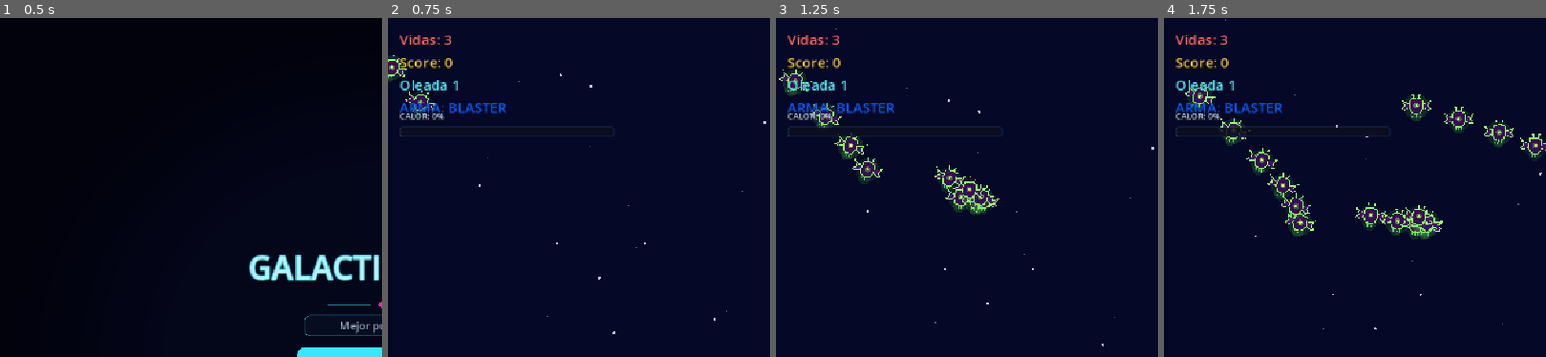
Above: before the commit, frames 1-4 (left to right).
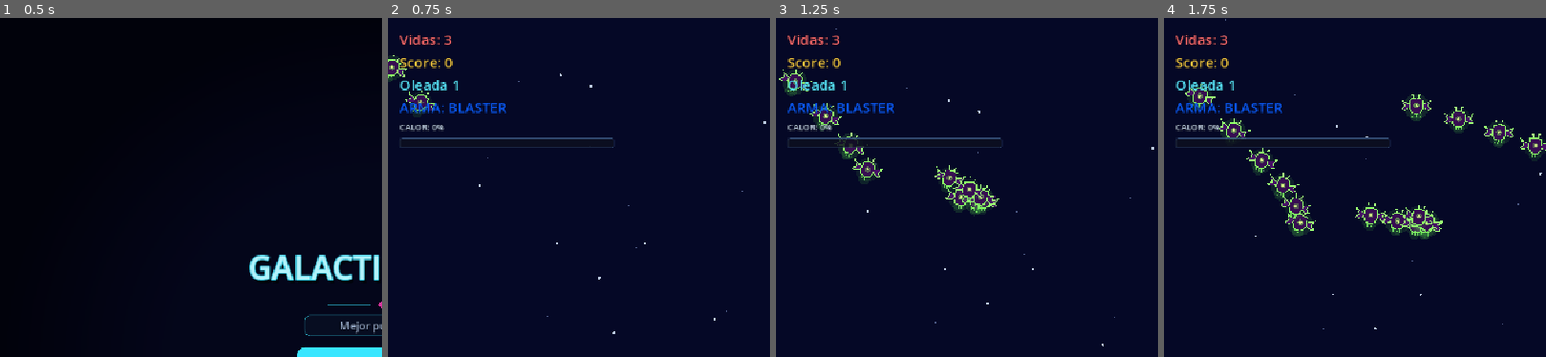
Above: after the commit, the same moments.

Repository: Frank-0511/galactic-surge
Game: Godot game, scene res://scenes/main/main.tscn
Same seed, same stepped clock (60 frames per second), same inputs: the game is played once before the commit and once after it.
Inputs (mouse positions are % of the whole screen's width and height, from its top left):
- Up to frame 1 (0.5 s): no input
- Up to frame 2 (0.75 s): click "Jugar" at 0.5 s
- Up to frame 3 (1.25 s): no input
- Up to frame 4 (1.75 s): tap Enter at 1.25 s; move the mouse to (72, 45) at 1.27 s; hold Right (move_right) from 1.28 s (still down); tap Space (shoot) at 1.35 s; click (72, 45) at 1.42 s
The pictures show only the part of the screen within x 0-50%, y 0-50%; the shares and areas given below are measured in that part.

Frame 1 is identical in both runs. In frame 2, 0.8% of the frame differs, in the area x 3-59%, y 28-39%; in frame 3, 0.9%; in frame 4, 1.0%.

Commit message:
fix(etapa-20): calor de J2 con barra propia y calor de J1 sin pisar el arma

Diff:
--- a/scenes/ui/hud.gd
+++ b/scenes/ui/hud.gd
@@ -279,7 +279,7 @@
 		_heat_p2_label = Label.new()
 		_heat_p2_label.name = "HeatP2Label"
 		_heat_p2_label.horizontal_alignment = HORIZONTAL_ALIGNMENT_RIGHT
-		_heat_p2_label.add_theme_font_size_override("font_size", 20)
+		_heat_p2_label.add_theme_font_size_override("font_size", 12)
 		_heat_p2_label.add_theme_color_override("font_color", Color(1.0, 0.6, 0.15, 1.0))
 		_ensure_p2_panel().add_child(_heat_p2_label)
 	var percent: int = int(round(current / maximum * 100.0)) if maximum > 0.0 else 0
@@ -287,6 +287,15 @@
 	if overheated:
 		_heat_p2_label.text += " SOBRECARGA"
 	_heat_p2_label.visible = true
+	var bar: ProgressBar = _ensure_p2_panel().get_node_or_null("HeatP2Bar") as ProgressBar
+	if bar == null:
+		bar = ProgressBar.new()
+		bar.name = "HeatP2Bar"
+		bar.custom_minimum_size = Vector2(240.0, 14.0)
+		bar.max_value = 100.0
+		bar.show_percentage = false
+		_ensure_p2_panel().add_child(bar)
+	bar.value = percent
 
 
 func get_heat_p2_text() -> String:
--- a/scenes/ui/hud.tscn
+++ b/scenes/ui/hud.tscn
@@ -184,9 +184,9 @@
 anchor_left = 0.0
 anchor_right = 0.0
 offset_left = 16.0
-offset_top = 130.0
+offset_top = 146.0
 offset_right = 320.0
-offset_bottom = 168.0
+offset_bottom = 184.0
 grow_horizontal = 1
 
 [node name="HeatLabel" type="Label" parent="HeatContainer"]
--- a/tests/etapa_20_contract_test.gd
+++ b/tests/etapa_20_contract_test.gd
@@ -273,6 +273,13 @@
 		var lives_p2: Label = hud.get("_lives_p2_label") as Label
 		_expect(lives_p2 != null and lives_p2.has_theme_font_size_override("font_size") and lives_p2.get_theme_font_size("font_size") == 20, "Contrato 13e: etiqueta de vidas de J2 con override de tamaño 20 (como J1)")
 		_expect(lives_p2 != null and lives_p2.has_theme_color_override("font_color"), "Contrato 13f: etiqueta de vidas de J2 con color propio (como J1)")
+		hud.call("set_heat_p2", 60.0, 100.0, false)
+		var bar_p2: ProgressBar = panel.get_node_or_null("HeatP2Bar") as ProgressBar
+		_expect(bar_p2 != null and bar_p2.value == 60.0, "Contrato 13g: J2 tiene barra de calor propia, como J1")
+		var heat_p2: Label = hud.get("_heat_p2_label") as Label
+		_expect(heat_p2 != null and heat_p2.get_theme_font_size("font_size") == 12, "Contrato 13i: etiqueta de calor de J2 con tamaño 12 (como J1)")
+	var heat_container: Control = hud.get_node("HeatContainer") as Control
+	_expect(heat_container.offset_top >= 140.0, "Contrato 13h: el calor de J1 queda debajo de la línea de ARMA (no se pisan)")
 	hud.queue_free()
 
 
